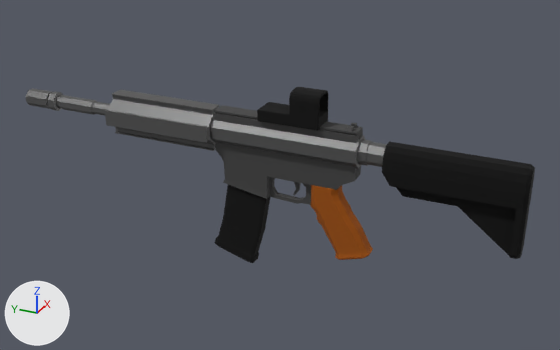
Before and after pictures for a commit that changed the Blender file Models/AssaultRifle/AssaultRifle.blend.
Camera for both pictures: a 50 mm camera at (-5.25, -2.629, 2.542) aimed at (0.105, -0.219, -0.136). Lighting does not change. The marker at lower left points along +X, +Y and +Z. The first picture is the older version.

Names of what the first picture shows: 'HolographicSight', 'Magazine', 'Weapon'.
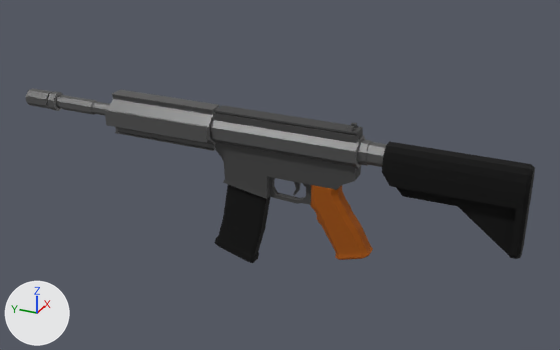
What differs and where, as boxes [x1, y1, x2, y2] in the pictures (560 x 350 px):
'HolographicSight', hidden: before [257, 87, 329, 131]

Patch to the scene script:
```diff
--- a/Models/AssaultRifle/AssaultRifle.blend.py
+++ b/Models/AssaultRifle/AssaultRifle.blend.py
@@ ob_holographicsight @@
 ob_holographicsight.scale = (-0.0989, -0.109, -0.109)
+ob_holographicsight.hide_set(True)
```
